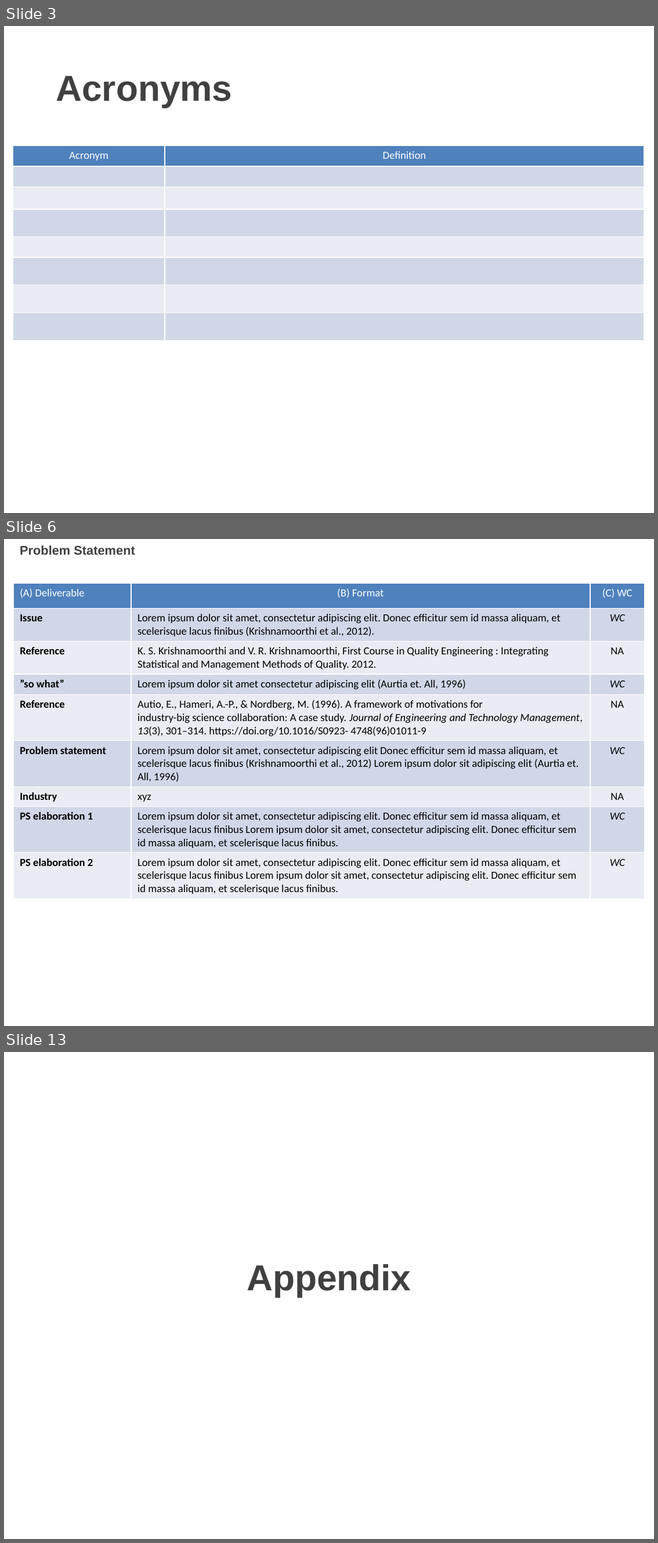
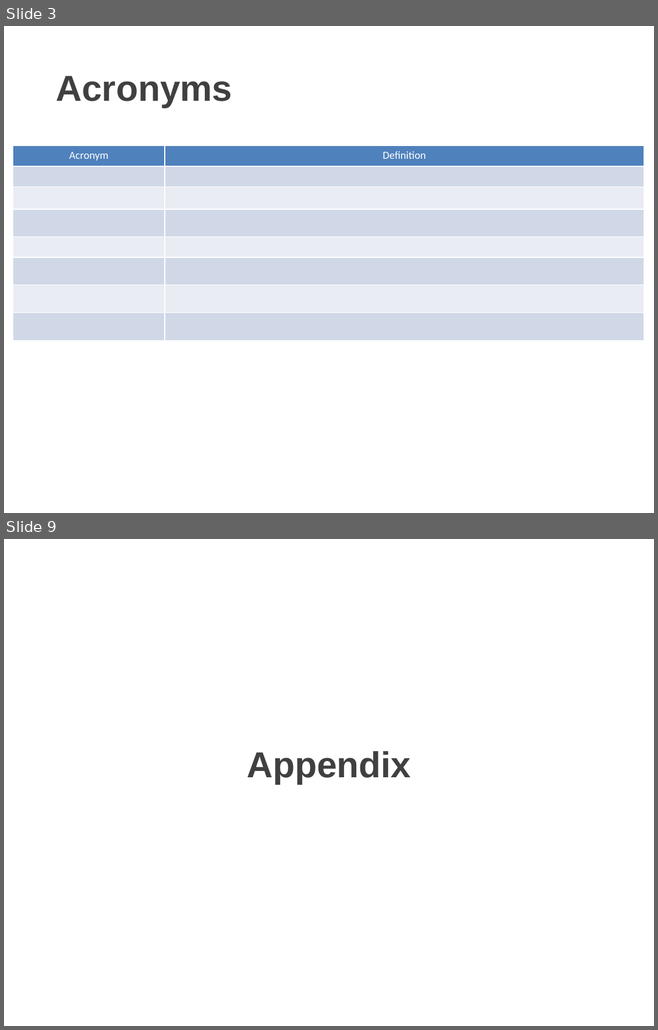
Before and after one commit to OwlSaver/GWU, a slide deck: SEAS 8599/Lecture 02/Wacey_Michael_HW#2_SEAS_8599_DA2.pptx. Shown one above the other, each under a label of ours: slides 3, 6 and 13 before the commit, slides 3 and 9 after it; the slides between them are not shown. The pictures are 658x1543 and 658x1030 pixels, drawn with LibreOffice and Linux fonts; fonts in the diff are those of the drawing; background and template pictures are left out. Boxes give left, top, right and bottom in pixels: in the first picture for what was removed or moved away, otherwise in the second. Text is boxed around its words. In the diff, an @@ line names an element or a change of style, - is before the commit and + after.

```diff
--- a/SEAS 8599/Lecture 02/Wacey_Michael_HW#2_SEAS_8599_DA2.pptx
+++ b/SEAS 8599/Lecture 02/Wacey_Michael_HW#2_SEAS_8599_DA2.pptx
@@ slide 6 removed at <box>4,539,654,1026</box>, background picture (left out) @@
@@ title removed at <box>20,545,134,555</box> @@
-Problem Statement
@@ table removed at <box>13,583,644,896</box>, 9 rows, 3 columns @@
-(A) Deliverable | (B) Format | (C) WC
-Issue | Lorem ipsum dolor sit amet, consectetur adipiscing elit. Donec efficitur sem id massa aliquam, et scelerisque lacus finibus (Krishnamoorthi et al., 2012). | WC
-Reference | K. S. Krishnamoorthi and V. R. Krishnamoorthi, First Course in Quality Engineering : Integrating Statistical and Management Methods of Quality. 2012. | NA
-”so what” | Lorem ipsum dolor sit amet consectetur adipiscing elit (Aurtia et. All, 1996) | WC
-Reference | Autio, E., Hameri, A.-P., & Nordberg, M. (1996). A framework of motivations for / industry-big science collaboration: A case study. Journal of Engineering and Technology Management, 13(3), 301–314. https://doi.org/10.1016/S0923- 4748(96)01011-9 | NA
-Problem statement | Lorem ipsum dolor sit amet, consectetur adipiscing elit Donec efficitur sem id massa aliquam, et scelerisque lacus finibus (Krishnamoorthi et al., 2012) Lorem ipsum dolor sit adipiscing elit (Aurtia et. All, 1996) | WC
-Industry | xyz | NA
-PS elaboration 1 | Lorem ipsum dolor sit amet, consectetur adipiscing elit. Donec efficitur sem id massa aliquam, et scelerisque lacus finibus Lorem ipsum dolor sit amet, consectetur adipiscing elit. Donec efficitur sem id massa aliquam, et scelerisque lacus finibus. | WC
-PS elaboration 2 | Lorem ipsum dolor sit amet, consectetur adipiscing elit. Donec efficitur sem id massa aliquam, et scelerisque lacus finibus Lorem ipsum dolor sit amet, consectetur adipiscing elit. Donec efficitur sem id massa aliquam, et scelerisque lacus finibus. | WC
@@ what was slide 13 is now slide 9 @@
```
Also in this commit, not shown: 2 slides changed, 5 slides added, 8 other slides removed, 44 other files.
